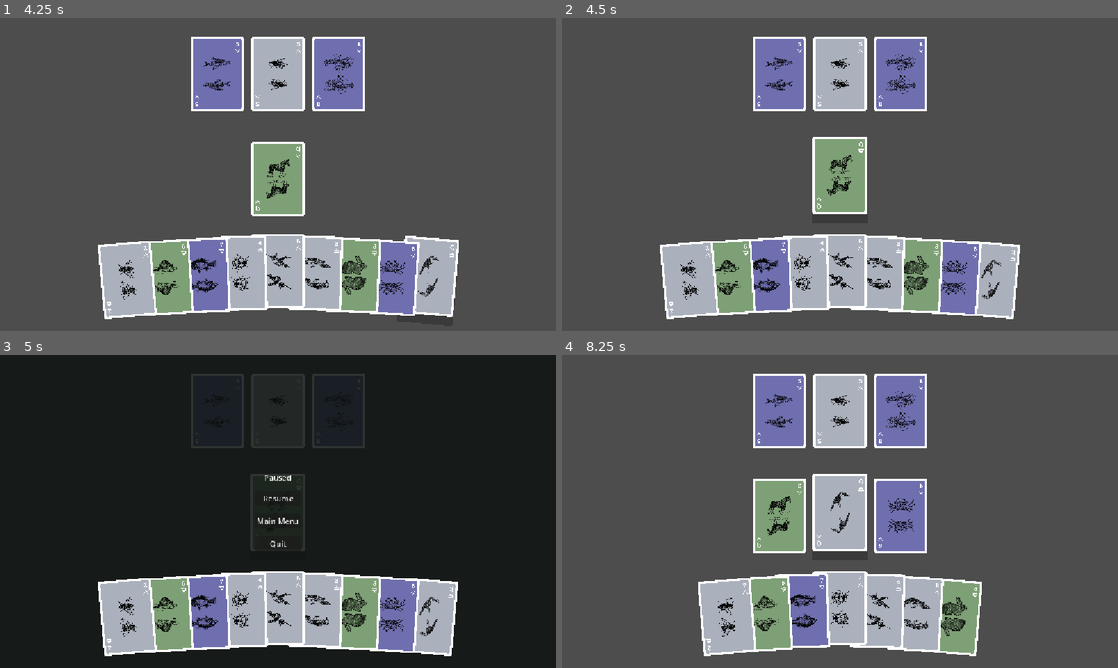
Above: before the commit, frames 1-4 (two rows, left to right).
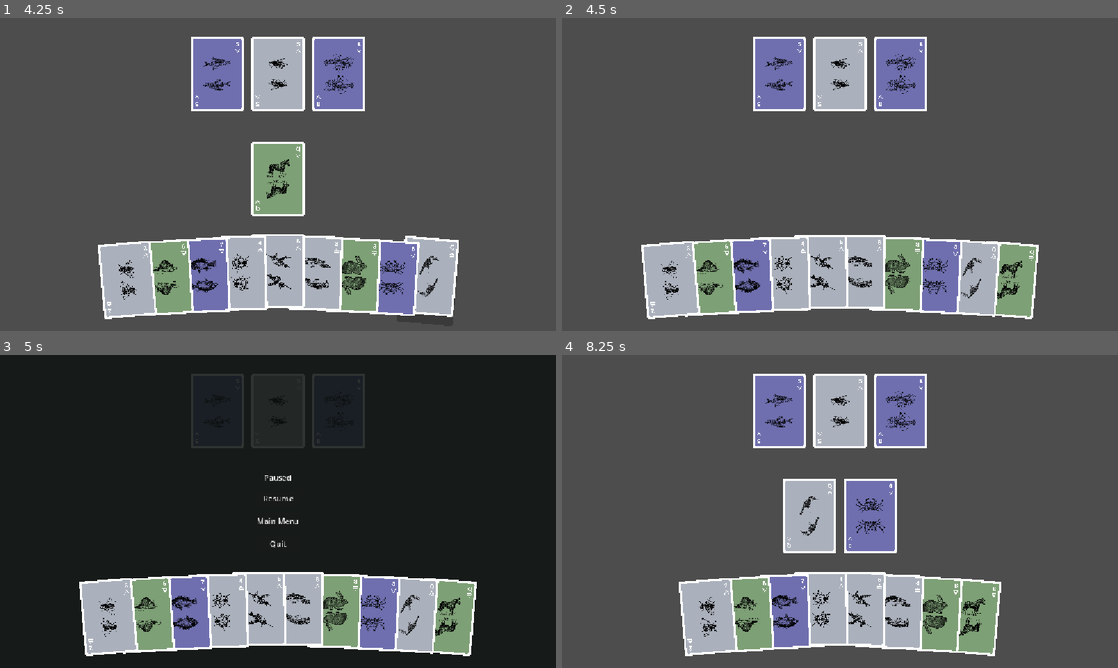
Above: after the commit, the same moments.

Repository: Chipi-Chapa-Corp/micro-jam-animals
Game: Godot game, scene res://scenes/main-menu/scene.tscn
Two runs of this game, one before a commit and one after it. Both use one fixed random seed, a clock stepped at 60 frames per second and the inputs below.
Inputs (mouse positions are in pixels of both pictures, inside the frame that each line leads up to):
- Up to frame 1 (4.25 s): click "Start" at 0.5 s; tap Enter at 1.25, 2.75 s; move the mouse to (216, 74) at 1.27 s; click (216, 74) at 1.42 s; tap Space at 2, 3.5 s; move the mouse to (278, 74) at 2.02 s; click (278, 74) at 2.17 s; move the mouse to (339, 74) at 2.77 s; click (339, 74) at 2.92 s; move the mouse to (444, 280) at 3.52 s; click (444, 280) at 3.67 s
- Up to frame 2 (4.5 s): tap Enter at 4.25 s; move the mouse to (840, 177) at 4.27 s; click (840, 177) at 4.42 s
- Up to frame 3 (5 s): tap Escape (menu) at 4.9 s
- Up to frame 4 (8.25 s): click "Resume" at 5 s; tap Space at 5.75 s; move the mouse to (990, 617) at 5.77 s; click (990, 617) at 5.92 s; move the mouse to (867, 514) at 6.52 s; click (867, 514) at 6.67 s; move the mouse to (973, 617) at 7.27 s; click (973, 617) at 7.42 s; move the mouse to (840, 514) at 8.02 s; click (840, 514) at 8.17 s

Frame 1 is identical in both runs. In frame 2, 13% of the frame differs, in the area x 14-86%, y 38-97%; in frame 3, 10%; in frame 4, 14%, in the area x 21-79%, y 38-97%.

Commit message:
feat: prey to hand

Diff:
--- a/scenes/prey_deck/script.gd
+++ b/scenes/prey_deck/script.gd
@@ -26,6 +26,7 @@
 	print("PreyDeck instantiating card: ", prey_card)
 	var card := CARD_SCENE.instantiate() as CardScene
 	card.configure(CARD_KIND, str(prey_card.get("suit", "")), int(prey_card.get("value", 0)))
+	card.clicked.connect(_on_card_clicked)
 	add_child(card)
 
 
@@ -46,6 +47,10 @@
 	render_cards()
 
 
+func _on_card_clicked(card_id: String) -> void:
+	GameState.move_card_from_player_table_to_hand(card_id)
+
+
 func _on_player_table_move_failed(error: String) -> void:
 	if error == GameState.ERROR_PLAYER_TABLE_FULL:
 		_shake_cards()
